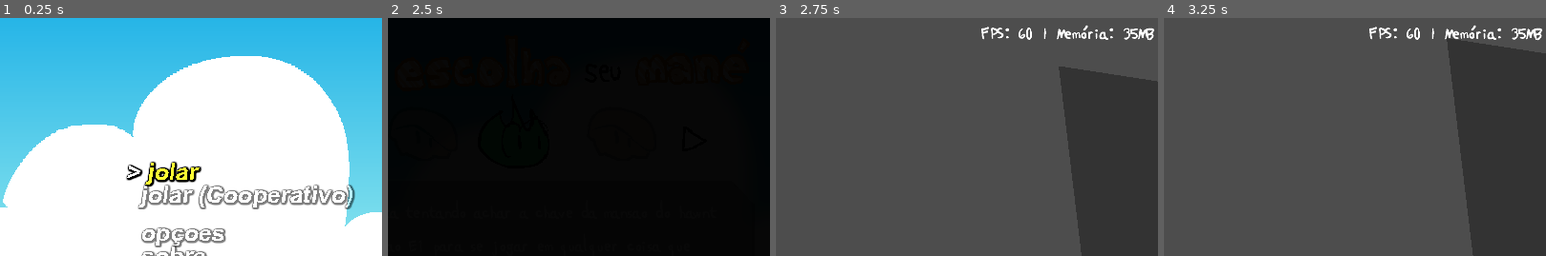
Above: before the commit, frames 1-4 (left to right).
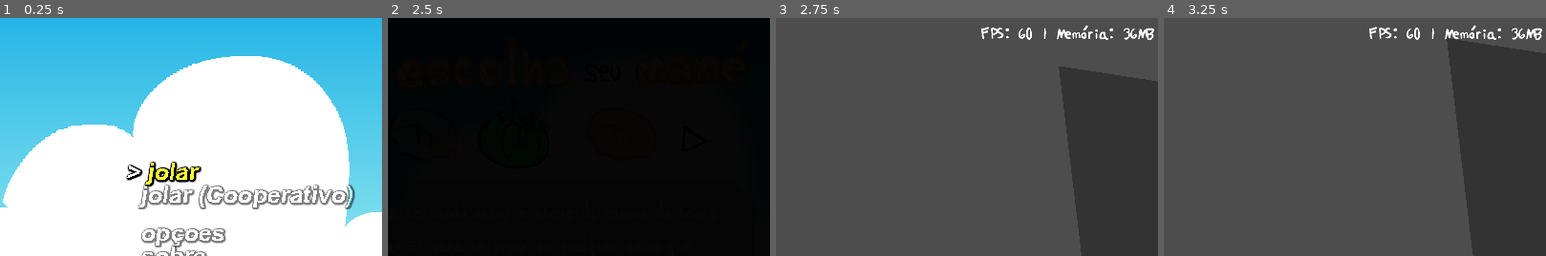
Above: after the commit, the same moments.

Repository: neontflame/jolas
Game: Godot game, scene res://Menustuffs/Menu.tscn
Two runs of this game, one before a commit and one after it. Both use one fixed random seed, a clock stepped at 60 frames per second and the inputs below. The engine's default icon, where the game draws it, is replaced by a stand-in: a white triangle on a blue panel in a dark square.
Inputs (mouse positions are % of the whole screen's width and height, from its top left):
- Up to frame 1 (0.25 s): no input
- Up to frame 2 (2.5 s): tap Enter (ctrl_pause) at 0.5, 2 s; move the mouse to (72, 45) at 0.52 s; hold Right (ctrl_right) 0.53-1.25 s; hold Z (ctrl_2) 0.53-1.25 s; click (72, 45) at 0.67 s; tap V (ctrl_jump, bound only after the commit) at 0.77, 0.8, 1.07 s; tap Space at 1.25 s; drag from (30, 55) to (45, 70) at 1.27 s; move the mouse to (60, 28) at 2.02 s; hold Left (ctrl_left) from 2.03 s (still down); hold V (ctrl_jump, bound only after the commit) from 2.03 s (still down); tap X (ctrl_1) at 2.1 s
- Up to frame 3 (2.75 s): keep holding Left (ctrl_left); keep holding V (ctrl_jump, bound only after the commit)
- Up to frame 4 (3.25 s): release Left (ctrl_left) at 2.75 s; release V (ctrl_jump, bound only after the commit) at 2.75 s; drag from (45, 70) to (20, 35) at 2.77 s
The pictures show only the part of the screen within x 50-100%, y 0-50%; the shares and areas given below are measured in that part.

Frames 1-2 are identical in both runs. In frame 3, less than 0.1% of the frame differs, in the area x 92-95%, y 4-9%; in frame 4, less than 0.1%.

Commit message:
eu descobri a existencia do ResourceLoader.exists
also botao de pulo agora

Diff:
--- a/CoolUtils/ControllerIconUtils.gd
+++ b/CoolUtils/ControllerIconUtils.gd
@@ -13,6 +13,7 @@
 static var ps3Maps:Dictionary = {
 	'ctrl_1': 'Circle',
 	'ctrl_2': 'X',
+	'ctrl_jump': 'Square',
 	'ctrl_pause': 'Start',
 	'ctrl_interact': 'Triangle'
 }
@@ -20,6 +21,7 @@
 static var xbox360Maps:Dictionary = {
 	'ctrl_1': 'B',
 	'ctrl_2': 'A',
+	'ctrl_jump': 'X',
 	'ctrl_pause': 'Start',
 	'ctrl_interact': 'Y'
 }
--- a/CoolUtils/GameUtils.gd
+++ b/CoolUtils/GameUtils.gd
@@ -39,7 +39,7 @@
 static func get_char_info(char:String):
 	var charStuff = "res://Playerstuffs/Characters/" + existing_char(char) + "/Info.json"
 	var charInfo = ''
-	if load(charStuff) == null:
+	if !ResourceLoader.exists(charStuff):
 		charInfo = '{
 	"name": "Placeholder",
 	"desc": "Lorem ipsum dolor sit amet",
@@ -53,8 +53,7 @@
 static func get_char_asset(char:String, asset:String):
 	var charPath = "res://Playerstuffs/Characters/" + existing_char(char) + "/" + asset
 	# print(charPath + (" exists" if load(charPath) else " doesnt exist"))
-	if load(charPath):
-		var charStuff = load(charPath)
+	if ResourceLoader.exists(charPath):
 		return load(charPath)
 	else:
 		return null
@@ -71,7 +70,7 @@
 static func get_map_info(lvl:String):
 	var lvlStuff = "res://Gamestuffs/Levelstuffs/Levels/" + lvl + ".json"
 	var lvlInfo = ''
-	if !load(lvlStuff):
+	if !ResourceLoader.exists(lvlStuff):
 		lvlInfo = '{
 	"name": "Tapa-buraco",
 	"region": "Place Holder"
--- a/CoolUtils/GeneralUtils.gd
+++ b/CoolUtils/GeneralUtils.gd
@@ -46,6 +46,7 @@
 		["ctrl_right", "Right"],
 		["ctrl_1", "CtrlOne"],
 		["ctrl_2", "CtrlTwo"],
+		["ctrl_jump", "Jump"],
 		["ctrl_pause", "Pause"],
 		["ctrl_interact", "Interact"]
 	]
--- a/CoolUtils/OptionsUtils.gd
+++ b/CoolUtils/OptionsUtils.gd
@@ -16,6 +16,7 @@
 		['volSFX', 'Efeitos sonoros', ['slider'], 1.0],
 		['volBGM', 'Música', ['slider'], 1.0],
 	['conts', 'Controles', [], 0], # label
+		['tapJump', '"Tap Jump"', ['Não', 'Sim'], 1],
 		['keybinds', 'Keybinds', [''], 0]
 ]
 static var bindList:Array = [
@@ -23,6 +24,7 @@
 		["ctrl_down", "Baixo"],
 		["ctrl_up", "Cima"],
 		["ctrl_right", "Direita"],
+		["ctrl_jump", "Pular"],
 		["ctrl_2", "Especial 1"], #meio contra-intuitivo mas whatever
 		["ctrl_1", "Especial 2"],
 		["ctrl_interact", "Interagir"],
--- a/Gamestuffs/Dialoguestuffs/DiagTools.gd
+++ b/Gamestuffs/Dialoguestuffs/DiagTools.gd
@@ -8,7 +8,7 @@
 	]
 	for possible in possibilities:
 		possible = possible.replace('?', char)
-		if load(possible):
+		if ResourceLoader.exists(possible):
 			return load(possible)
 	return null
 
@@ -19,6 +19,6 @@
 	]
 	for possible in possibilities:
 		possible = possible.replace('?', char)
-		if load(possible):
+		if ResourceLoader.exists(possible):
 			return load(possible)
 	return null
--- a/Playerstuffs/Characters/Neon/Scripts/airStNeon.gd
+++ b/Playerstuffs/Characters/Neon/Scripts/airStNeon.gd
@@ -24,10 +24,10 @@
 			Player.charge = lerp(Player.charge, 1920.0, 0.05)
 			Player.shakeForce = Player.charge * 0.005
 			# voce pode agora mudar de direçao no ar
+			if Input.is_action_pressed("ctrl_right"):
+				Player.plySprite.flip_h = false;
 			if Input.is_action_pressed("ctrl_left"):
 				Player.plySprite.flip_h = true;
-			if Input.is_action_pressed("ctrl_right"):
-				Player.plySprite.flip_h = false;
 
 		if Input.is_action_just_released("ctrl_2") && Player.canDoCharge:
 			Player.shakeForce = 0
--- /dev/null
+++ b/Playerstuffs/PlayerUtils.gd
@@ -0,0 +1,14 @@
+extends Node
+class_name PlayerUtils
+
+static func is_jump_just_pressed():
+	var canTapJump = (Input.is_action_just_pressed("ctrl_up") && OptionsUtils.get_prefs_info()['tapJump'] == 1) && !GPStats.charObject.up_override
+	return (Input.is_action_just_pressed("ctrl_jump") || canTapJump)
+
+static func is_jump_pressed():
+	var canTapJump = (Input.is_action_pressed("ctrl_up") && OptionsUtils.get_prefs_info()['tapJump'] == 1) && !GPStats.charObject.up_override
+	return (Input.is_action_pressed("ctrl_jump") || canTapJump)
+
+static func is_jump_released():
+	var canTapJump = (Input.is_action_just_released("ctrl_up") && OptionsUtils.get_prefs_info()['tapJump'] == 1) && !GPStats.charObject.up_override
+	return (Input.is_action_just_released("ctrl_jump") || canTapJump)
--- a/Playerstuffs/StateMachinery/floorSt.gd
+++ b/Playerstuffs/StateMachinery/floorSt.gd
@@ -37,8 +37,8 @@
 			Player.plySprite.speed_scale = 1;
 
 	if (Player.movementEnabled):
+		if Input.is_action_pressed("ctrl_right"):
+			Player.plySprite.flip_h = false;
+
 		if Input.is_action_pressed("ctrl_left"):
 			Player.plySprite.flip_h = true;
-
-		if Input.is_action_pressed("ctrl_right"):
-			Player.plySprite.flip_h = false;
--- a/Playerstuffs/player.gd
+++ b/Playerstuffs/player.gd
@@ -48,6 +48,9 @@
 var motion := Vector2(0.0, 0.0)
 var jumping:bool = false
 var holding_jump:bool = false
+
+var up_override:bool = false
+
 var isSonicPhys:bool = false
 var practicalAngle := 0.0
 
@@ -149,7 +152,7 @@
 		return
 
 	# jumpfuck
-	if Input.is_action_pressed("ctrl_up") and is_on_floor():
+	if PlayerUtils.is_jump_pressed() and is_on_floor():
 		if isSonicPhys:
 			motion.y = JUMP_VELOCITY * deltaOne
 		else:
@@ -161,7 +164,7 @@
 		holding_jump = true
 
 	if holding_jump:
-		if motion.y >= 0 || !Input.is_action_pressed("ctrl_up"):
+		if motion.y >= 0 || !PlayerUtils.is_jump_pressed():
 			holding_jump = false
 
 	# walkfucks
--- a/project.godot
+++ b/project.godot
@@ -118,6 +118,11 @@
 "events": [Object(InputEventKey,"resource_local_to_scene":false,"resource_name":"","device":-1,"window_id":0,"alt_press …(191 unchanged characters)…
 ]
 }
+ctrl_jump={
+"deadzone": 0.2,
+"events": [Object(InputEventKey,"resource_local_to_scene":false,"resource_name":"","device":-1,"window_id":0,"alt_pressed":false,"shift_pressed":false,"ctrl_pressed":false,"meta_pressed":false,"pressed":false,"keycode":0,"physical_keycode":86,"key_label":0,"unicode":118,"location":0,"echo":false,"script":null)
+]
+}
 
 [rendering]
 
Not shown, added: Playerstuffs/PlayerUtils.gd.uid
